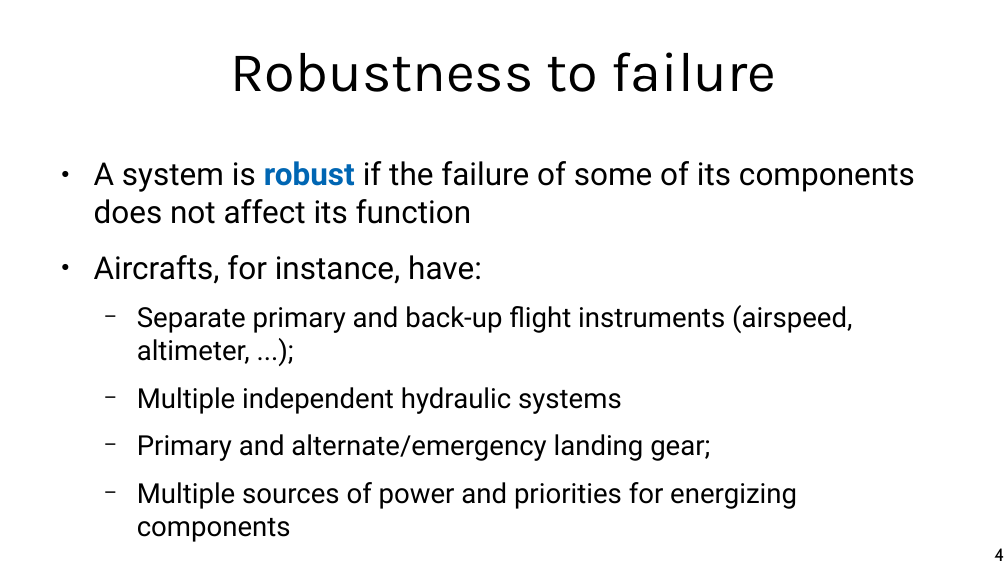
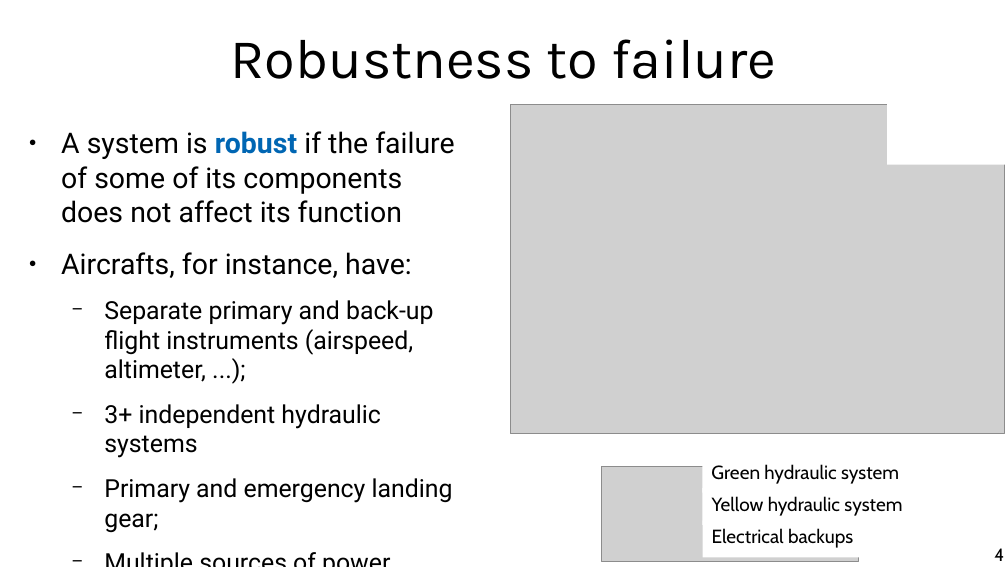
Before and after one commit to chatox/networks-science-course, a slide deck: slide 4 of theory/odp/tt19-k_cores.odp. Drawn at 1008x567 pixels with LibreOffice and Linux fonts; fonts in the diff are those of the drawing; grey boxes stand for pictures. Boxes give left, top, right and bottom in pixels: in the first picture for what was removed or moved away, otherwise in the second. Text is boxed around its words. In the diff, an @@ line names an element or a change of style, - is before the commit and + after.

```diff
--- a/theory/odp/tt19-k_cores.odp
+++ b/theory/odp/tt19-k_cores.odp
@@ title "Robustness to failure": place and size @@
-title "Robustness to failure" at box(230, 52, 777, 92)
+title "Robustness to failure" at box(230, 39, 777, 79)
@@ picture added at box(510, 104, 1004, 434) @@
@@ rectangle added at box(887, 101, 1008, 165), fill #FFFFFF @@
@@ text "A system is robust if ...": place and size @@
-text "A system is robust if ..." at box(94, 161, 915, 542)
+text "A system is robust if ..." at box(61, 131, 454, 532)
@@ text at box(61, 131, 454, 382): size 24.8 to 22.4 pt in "A system is robust if the failure ...", "Aircrafts, for instance, have:"; size 21.7 to 19.6 pt in "Separate primary and back-up flight instruments (airspeed, ..." @@
@@ text at box(104, 404, 453, 532): text changed; size 21.7 to 19.6 pt @@
-  − Multiple independent hydraulic systems
-  − Primary and alternate/emergency landing gear;
-  − Multiple sources of power and priorities for energizing components
+  − 3+ independent hydraulic systems
+  − Primary and emergency landing gear;
+  − Multiple sources of power
@@ picture added at box(602, 466, 858, 562) @@
@@ text added at box(711, 464, 899, 484), 15 pt, text #000000 @@
+Green hydraulic system
@@ text added at box(712, 496, 902, 516), 15 pt, text #000000 @@
+Yellow hydraulic system
@@ rectangle added at box(702, 520, 868, 557), fill #FFFFFF, 15 pt, text #000000 @@
+Electrical backups
```
Also in this commit, not shown: 3 other slides changed, 11 other files.
